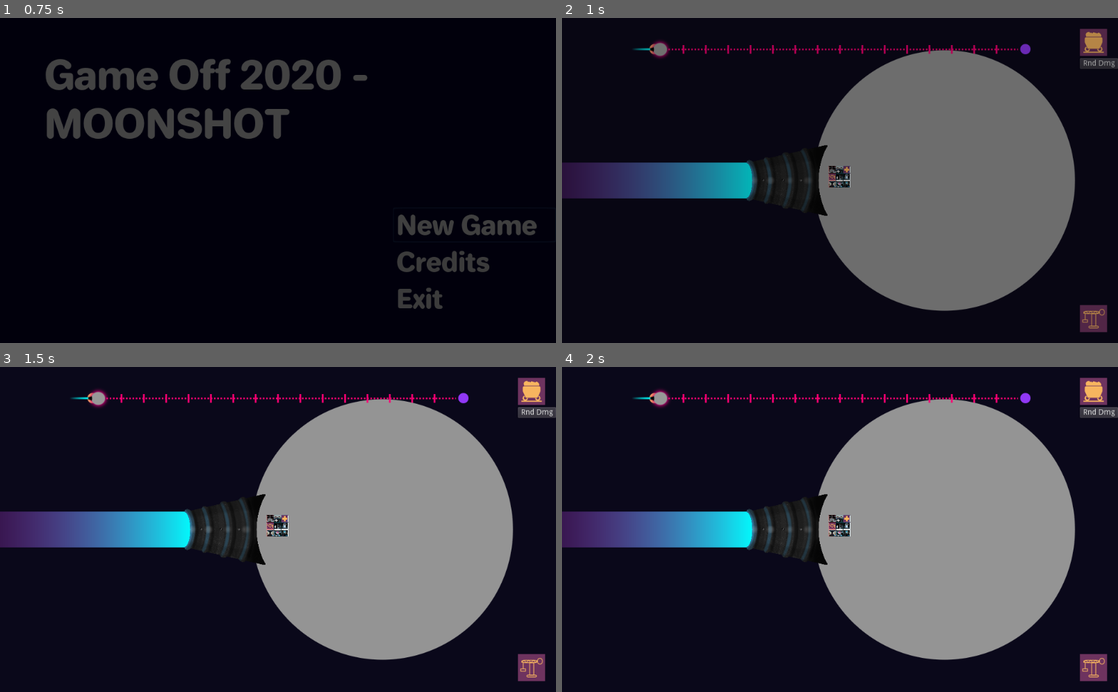
Above: before the commit, frames 1-4 (two rows, left to right).
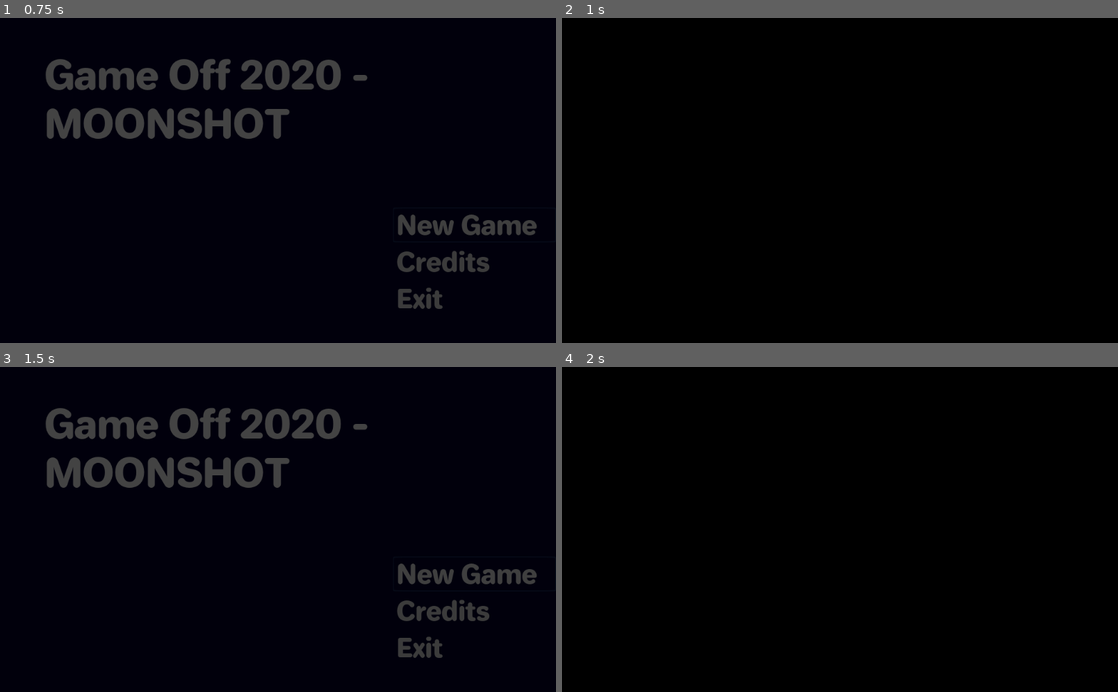
Above: after the commit, the same moments.

Repository: jhlothamer/gameOff2020
Game: Godot game, scene res://scenes/title/title.tscn
Same seed, same stepped clock (60 frames per second), same inputs: the game is played once before the commit and once after it. Sound files missing from this copy of the repository are replaced by a short silence.
Inputs (mouse positions are in pixels of both pictures, inside the frame that each line leads up to):
- Up to frame 1 (0.75 s): click "New Game" at 0.5 s
- Up to frame 2 (1 s): no input
- Up to frame 3 (1.5 s): click (472, 575) at 1.25 s, where only the run after the commit has a clickable "New Game"
- Up to frame 4 (2 s): no input

Frame 1 is identical in both runs. In frame 2, 36% of the frame differs, in the area x 0-100%, y 3-97%; in frame 3, 41%; in frame 4, 99%, in the area x 0-100%, y 0-100%.

Commit message:
add background sprite with starfield shader

Diff:
--- a/game/project.godot
+++ b/game/project.godot
@@ -160,6 +160,7 @@
 
 config/name="Game Off 2020 - MOONSHOT"
 run/main_scene="res://scenes/title/title.tscn"
+boot_splash/bg_color=Color( 0.141176, 0.141176, 0.141176, 1 )
 config/icon="res://icon.png"
 
 [autoload]
--- a/game/scenes/game/game.tscn
+++ b/game/scenes/game/game.tscn
@@ -10,6 +10,8 @@
 [ext_resource path="res://scenes/managers/zoom_level_sound_mixer.tscn" type="PackedScene" id=8]
 [ext_resource path="res://scenes/managers/SpawnerMgr.tscn" type="PackedScene" id=9]
 [ext_resource path="res://scenes/game/game.gd" type="Script" id=10]
+[ext_resource path="res://icon.png" type="Texture" id=11]
+[ext_resource path="res://scenes/game/Background.gd" type="Script" id=12]
 [ext_resource path="res://scenes/ui/hud.tscn" type="PackedScene" id=14]
 [ext_resource path="res://addons/godot_helper_pack/core/2d/camera/behavior/camera_limiter.gd" type="Script" id=15]
 [ext_resource path="res://assets/images/ui/people-red.png" type="Texture" id=16]
@@ -96,6 +98,157 @@
 0/shapes = [  ]
 0/z_index = 0
 
+[sub_resource type="Shader" id=5]
+code = "shader_type canvas_item;
+
+const int OCTAVES = 5;
+
+vec3 mod289(vec3 x)
+{
+  return x - floor(x * (1.0 / 289.0)) * 289.0;
+}
+
+vec2 mod2892(vec2 x)
+{
+  return x - floor(x * (1.0 / 289.0)) * 289.0;
+}
+
+vec3 permute(vec3 x)
+{
+  return mod289(((x*34.0)+1.0)*x);
+}
+
+// Simplex noise
+// https://github.com/ashima/webgl-noise
+// Copyright (C) 2011 Ashima Arts. All rights reserved.
+float snoise(vec2 v)
+  {
+  const vec4 C = vec4(0.211324865405187,  // (3.0-sqrt(3.0))/6.0
+                      0.366025403784439,  // 0.5*(sqrt(3.0)-1.0)
+                     -0.577350269189626,  // -1.0 + 2.0 * C.x
+                      0.024390243902439); // 1.0 / 41.0
+// First corner
+  vec2 i  = floor(v + dot(v, C.yy) );
+  vec2 x0 = v -   i + dot(i, C.xx);
+
+// Other corners
+  vec2 i1;
+  //i1.x = step( x0.y, x0.x ); // x0.x > x0.y ? 1.0 : 0.0
+  //i1.y = 1.0 - i1.x;
+  i1 = (x0.x > x0.y) ? vec2(1.0, 0.0) : vec2(0.0, 1.0);
+  // x0 = x0 - 0.0 + 0.0 * C.xx ;
+  // x1 = x0 - i1 + 1.0 * C.xx ;
+  // x2 = x0 - 1.0 + 2.0 * C.xx ;
+  vec4 x12 = x0.xyxy + C.xxzz;
+  x12.xy -= i1;
+
+// Permutations
+  i = mod2892(i); // Avoid truncation effects in permutation
+  vec3 p = permute( permute( i.y + vec3(0.0, i1.y, 1.0 ))
+		+ i.x + vec3(0.0, i1.x, 1.0 ));
+
+  vec3 m = max(0.5 - vec3(dot(x0,x0), dot(x12.xy,x12.xy), dot(x12.zw,x12.zw)), 0.0);
+  m = m*m ;
+  m = m*m ;
+
+// Gradients: 41 points uniformly over a line, mapped onto a diamond.
+// The ring size 17*17 = 289 is close to a multiple of 41 (41*7 = 287)
+
+  vec3 x = 2.0 * fract(p * C.www) - 1.0;
+  vec3 h = abs(x) - 0.5;
+  vec3 ox = floor(x + 0.5);
+  vec3 a0 = x - ox;
+
+// Normalise gradients implicitly by scaling m
+// Approximation of: m *= inversesqrt( a0*a0 + h*h );
+  m *= 1.79284291400159 - 0.85373472095314 * ( a0*a0 + h*h );
+
+// Compute final noise value at P
+  vec3 g;
+  g.x  = a0.x  * x0.x  + h.x  * x0.y;
+  g.yz = a0.yz * x12.xz + h.yz * x12.yw;
+  return 130.0 * dot(m, g);
+}
+
+vec2 rand2(vec2 p)
+{
+    p = vec2(dot(p, vec2(12.9898,78.233)), dot(p, vec2(26.65125, 83.054543)));
+    return fract(sin(p) * 43758.5453);
+}
+
+float rand(vec2 p)
+{
+    return fract(sin(dot(p.xy ,vec2(54.90898,18.233))) * 4337.5453);
+}
+
+vec3 hsv2rgb(vec3 c)
+{
+    vec4 K = vec4(1.0, 2.0 / 3.0, 1.0 / 3.0, 3.0);
+    vec3 p = abs(fract(c.xxx + K.xyz) * 6.0 - K.www);
+    return c.z * mix(K.xxx, clamp(p - K.xxx, 0.0, 1.0), c.y);
+}
+
+float star_gen(in vec2 x_pos, float num, float size, float eff )
+{
+    vec2 n = x_pos * num;
+    vec2 f = floor(n);
+
+	float d = 1.0e10;
+    for (int i = -1; i <= 1; ++i)
+    {
+        for (int j = -1; j <= 1; ++j)
+        {
+            vec2 g = f + vec2(float(i), float(j));
+			g = n - g - rand2(mod(g, num)) + rand(g);
+            // Control size
+            g *= 1. / (num * size);
+			d = min(d, dot(g, g));
+        }
+    }
+
+    return eff * (smoothstep(.93, 1., (1. - sqrt(d))));
+}
+
+float fractalNoise(in vec2 coord, in float persistence, in float lacunarity)
+{
+    float n = 0.;
+    float frequency = 1.;
+    float amplitude = 1.;
+    for (int o = 0; o < OCTAVES; ++o)
+    {
+        n += amplitude * snoise(coord * frequency);
+        amplitude *= persistence;
+        frequency *= lacunarity;
+    }
+    return n;
+}
+
+vec3 nebula_gen(in vec2 pos, vec3 color, float trans)
+{
+    float n = fractalNoise(pos, .4, 3.);
+    return n * color * trans;
+}
+
+void fragment()
+{
+	float res = max((1.0 / SCREEN_PIXEL_SIZE).y, (1.0 / SCREEN_PIXEL_SIZE).y);
+    vec2 coord = FRAGCOORD.xy / res;
+    vec3 ret = vec3(0.);
+
+    vec3 nebcol1 = hsv2rgb(vec3(.5, 0.5, .25));
+    vec3 nebcol2 = hsv2rgb(vec3(.7, 1., .25));
+    ret += nebula_gen(coord + ( vec2(TIME/ 80.0, 0)) + vec2(.1, .1), nebcol1, 1.);
+    ret += nebula_gen(coord + ( vec2( TIME / 160.0, 0)) + vec2(0., .2), nebcol2, .5);
+    ret += star_gen(coord + (vec2(TIME / 40.0, 0.0)), 4., 0.1, 2.) * vec3(.74, .74, .74);
+    ret += star_gen(coord + (vec2(TIME / 800.0, 0.0)), 8., 0.05, 1.) * vec3(.97, .74, .74);
+    ret += star_gen(coord + (vec2(TIME / 4000.0, 0.0)), 16., 0.025, 0.5) * vec3(.9, .9, .95);
+
+    COLOR = vec4(ret, 1.);
+}"
+
+[sub_resource type="ShaderMaterial" id=4]
+shader = SubResource( 5 )
+
 [node name="game" type="Node2D"]
 script = ExtResource( 10 )
 __meta__ = {
@@ -261,4 +414,11 @@
 [node name="Hud" parent="." instance=ExtResource( 14 )]
 
 [node name="ZoomLevelSoundMixer" parent="." instance=ExtResource( 8 )]
+
+[node name="Background" type="Sprite" parent="."]
+material = SubResource( 4 )
+scale = Vector2( 700, 700 )
+z_index = -1
+texture = ExtResource( 11 )
+script = ExtResource( 12 )
 [connection signal="timeout" from="DamageMgr/DamageTimer" to="DamageMgr" method="_on_DamageTimer_timeout"]
--- /dev/null
+++ b/game/scenes/game/starfield1.shader
@@ -0,0 +1,146 @@
+shader_type canvas_item;
+
+const int OCTAVES = 5;
+
+vec3 mod289(vec3 x)
+{
+  return x - floor(x * (1.0 / 289.0)) * 289.0;
+}
+
+vec2 mod2892(vec2 x)
+{
+  return x - floor(x * (1.0 / 289.0)) * 289.0;
+}
+
+vec3 permute(vec3 x)
+{
+  return mod289(((x*34.0)+1.0)*x);
+}
+
+// Simplex noise
+// https://github.com/ashima/webgl-noise
+// Copyright (C) 2011 Ashima Arts. All rights reserved.
+float snoise(vec2 v)
+  {
+  const vec4 C = vec4(0.211324865405187,  // (3.0-sqrt(3.0))/6.0
+                      0.366025403784439,  // 0.5*(sqrt(3.0)-1.0)
+                     -0.577350269189626,  // -1.0 + 2.0 * C.x
+                      0.024390243902439); // 1.0 / 41.0
+// First corner
+  vec2 i  = floor(v + dot(v, C.yy) );
+  vec2 x0 = v -   i + dot(i, C.xx);
+
+// Other corners
+  vec2 i1;
+  //i1.x = step( x0.y, x0.x ); // x0.x > x0.y ? 1.0 : 0.0
+  //i1.y = 1.0 - i1.x;
+  i1 = (x0.x > x0.y) ? vec2(1.0, 0.0) : vec2(0.0, 1.0);
+  // x0 = x0 - 0.0 + 0.0 * C.xx ;
+  // x1 = x0 - i1 + 1.0 * C.xx ;
+  // x2 = x0 - 1.0 + 2.0 * C.xx ;
+  vec4 x12 = x0.xyxy + C.xxzz;
+  x12.xy -= i1;
+
+// Permutations
+  i = mod2892(i); // Avoid truncation effects in permutation
+  vec3 p = permute( permute( i.y + vec3(0.0, i1.y, 1.0 ))
+		+ i.x + vec3(0.0, i1.x, 1.0 ));
+
+  vec3 m = max(0.5 - vec3(dot(x0,x0), dot(x12.xy,x12.xy), dot(x12.zw,x12.zw)), 0.0);
+  m = m*m ;
+  m = m*m ;
+
+// Gradients: 41 points uniformly over a line, mapped onto a diamond.
+// The ring size 17*17 = 289 is close to a multiple of 41 (41*7 = 287)
+
+  vec3 x = 2.0 * fract(p * C.www) - 1.0;
+  vec3 h = abs(x) - 0.5;
+  vec3 ox = floor(x + 0.5);
+  vec3 a0 = x - ox;
+
+// Normalise gradients implicitly by scaling m
+// Approximation of: m *= inversesqrt( a0*a0 + h*h );
+  m *= 1.79284291400159 - 0.85373472095314 * ( a0*a0 + h*h );
+
+// Compute final noise value at P
+  vec3 g;
+  g.x  = a0.x  * x0.x  + h.x  * x0.y;
+  g.yz = a0.yz * x12.xz + h.yz * x12.yw;
+  return 130.0 * dot(m, g);
+}
+
+vec2 rand2(vec2 p)
+{
+    p = vec2(dot(p, vec2(12.9898,78.233)), dot(p, vec2(26.65125, 83.054543)));
+    return fract(sin(p) * 43758.5453);
+}
+
+float rand(vec2 p)
+{
+    return fract(sin(dot(p.xy ,vec2(54.90898,18.233))) * 4337.5453);
+}
+
+vec3 hsv2rgb(vec3 c)
+{
+    vec4 K = vec4(1.0, 2.0 / 3.0, 1.0 / 3.0, 3.0);
+    vec3 p = abs(fract(c.xxx + K.xyz) * 6.0 - K.www);
+    return c.z * mix(K.xxx, clamp(p - K.xxx, 0.0, 1.0), c.y);
+}
+
+float star_gen(in vec2 x_pos, float num, float size, float eff )
+{
+    vec2 n = x_pos * num;
+    vec2 f = floor(n);
+
+	float d = 1.0e10;
+    for (int i = -1; i <= 1; ++i)
+    {
+        for (int j = -1; j <= 1; ++j)
+        {
+            vec2 g = f + vec2(float(i), float(j));
+			g = n - g - rand2(mod(g, num)) + rand(g);
+            // Control size
+            g *= 1. / (num * size);
+			d = min(d, dot(g, g));
+        }
+    }
+
+    return eff * (smoothstep(.93, 1., (1. - sqrt(d))));
+}
+
+float fractalNoise(in vec2 coord, in float persistence, in float lacunarity)
+{
+    float n = 0.;
+    float frequency = 1.;
+    float amplitude = 1.;
+    for (int o = 0; o < OCTAVES; ++o)
+    {
+        n += amplitude * snoise(coord * frequency);
+        amplitude *= persistence;
+        frequency *= lacunarity;
+    }
+    return n;
+}
+
+vec3 nebula_gen(in vec2 pos, vec3 color, float trans)
+{
+    float n = fractalNoise(pos, .4, 3.);
+    return n * color * trans;
+}
+
+void fragment()
+{
+	float res = max((1.0 / SCREEN_PIXEL_SIZE).y, (1.0 / SCREEN_PIXEL_SIZE).y);
+    vec2 coord = FRAGCOORD.xy / res;
+    vec3 ret = vec3(0.);
+
+    vec3 nebcol1 = hsv2rgb(vec3(.5, 0.5, .25));
+    vec3 nebcol2 = hsv2rgb(vec3(.7, 1., .25));
+    ret += nebula_gen(coord + ( vec2(TIME/ 80.0, 0)) + vec2(.1, .1), nebcol1, 1.);
+    ret += nebula_gen(coord + ( vec2( TIME / 160.0, 0)) + vec2(0., .2), nebcol2, .5);
+    ret += star_gen(coord + (vec2(TIME / 40.0, 0.0)), 4., 0.1, 2.) * vec3(.74, .74, .74);
+    ret += star_gen(coord + (vec2(TIME / 800.0, 0.0)), 8., 0.05, 1.) * vec3(.97, .74, .74);
+    ret += star_gen(coord + (vec2(TIME / 4000.0, 0.0)), 16., 0.025, 0.5) * vec3(.9, .9, .95);
+
+    COLOR = vec4(ret, 1.);
+}
Not shown: 1 places in game/scenes/game/game.tscn that only renumber resources
